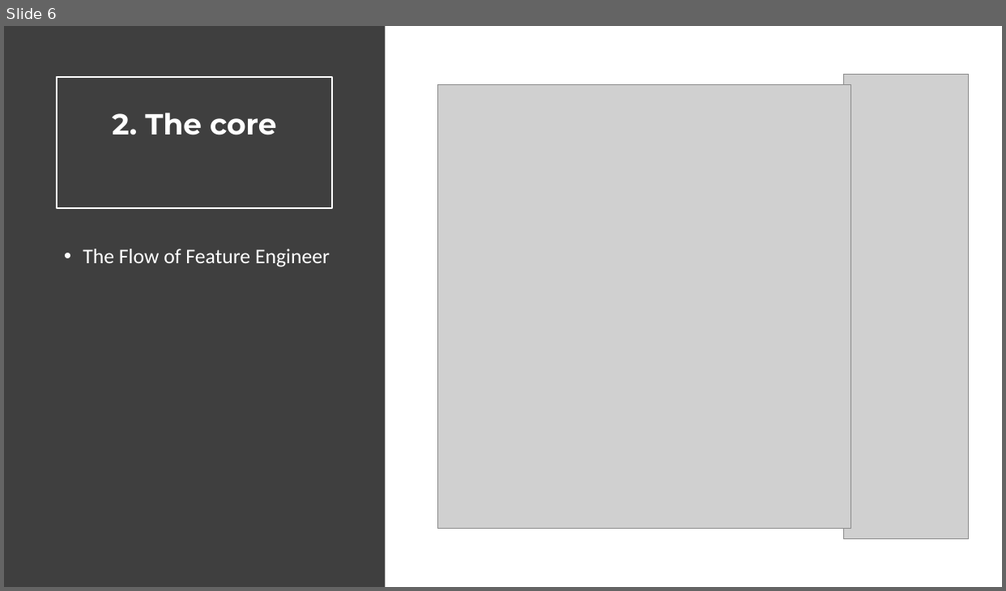
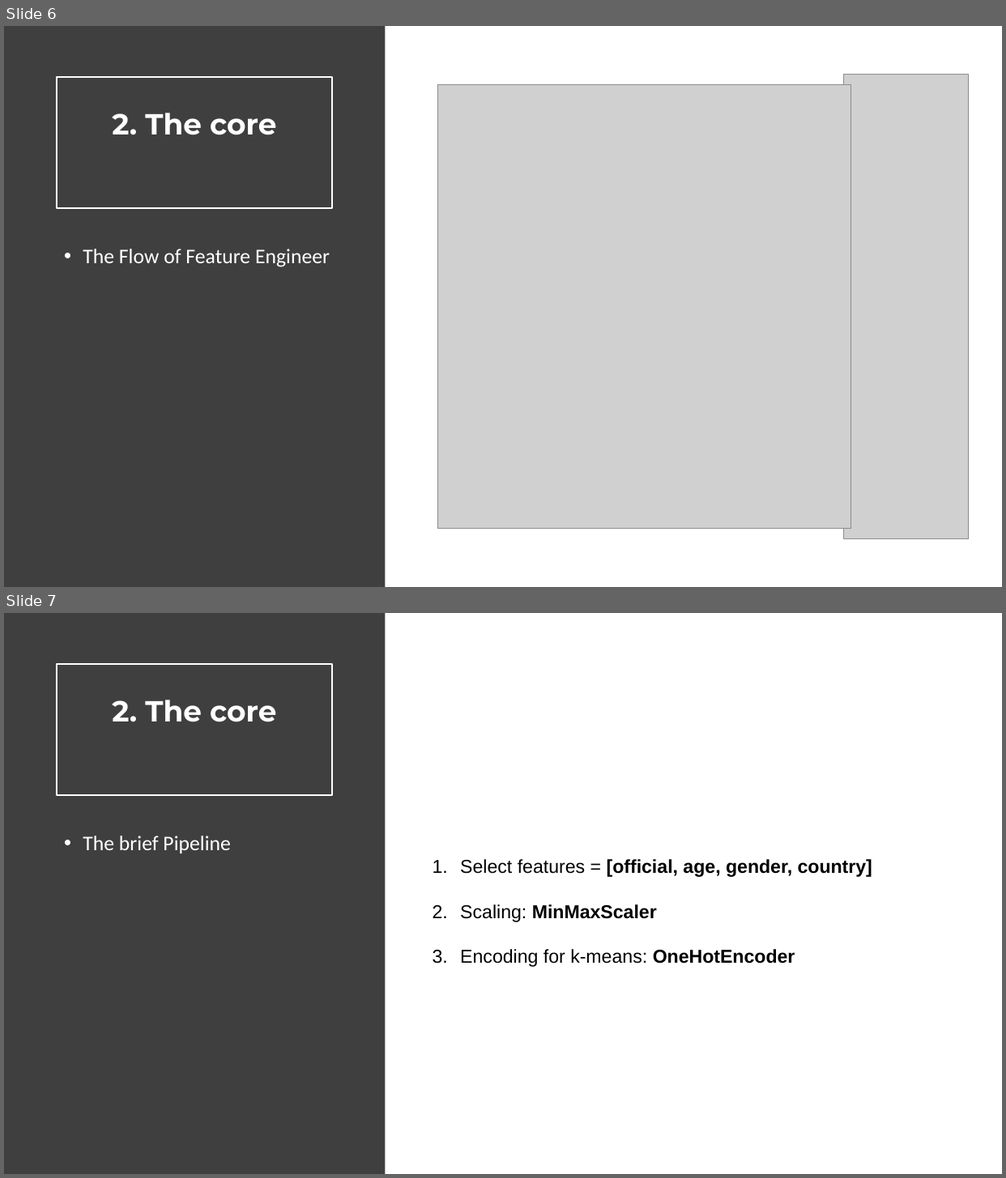
Before and after one commit to maisonhai3/Portfolio, a slide deck: 2_Boston_marathon/Boston_presentation.pptx. Shown one above the other, each under a label of ours: slide 6 before the commit, slides 6 and 7 after it. The pictures are 1006x591 and 1006x1178 pixels, drawn with LibreOffice and Linux fonts; fonts in the diff are those of the drawing; grey boxes stand for pictures. Boxes give left, top, right and bottom in pixels: in the first picture for what was removed or moved away, otherwise in the second. Text is boxed around its words. In the diff, an @@ line names an element or a change of style, - is before the commit and + after.

```diff
--- a/2_Boston_marathon/Boston_presentation.pptx
+++ b/2_Boston_marathon/Boston_presentation.pptx
@@ slide 7 added at [4,613,1002,1174], background #FFFFFF @@
@@ rectangle added at [4,613,385,1174], fill #3F3F3F @@
@@ title added at [57,664,332,796], outline #FFFFFF 1.5 pt, 28 pt, text #FFFFFF, bold @@
+2. The core
@@ text added at [83,836,230,854], 20 pt, text #FFFFFF @@
+• The brief Pipeline
@@ text added at [460,859,872,967], 18 pt, text #000000, bold @@
+1. Select features = [official, age, gender, country]
+2. Scaling: MinMaxScaler
+3. Encoding for k-means: OneHotEncoder
```
Also in this commit, not shown: 2 slides changed, 1 other slide added, 1 slide removed, 29 other files.
